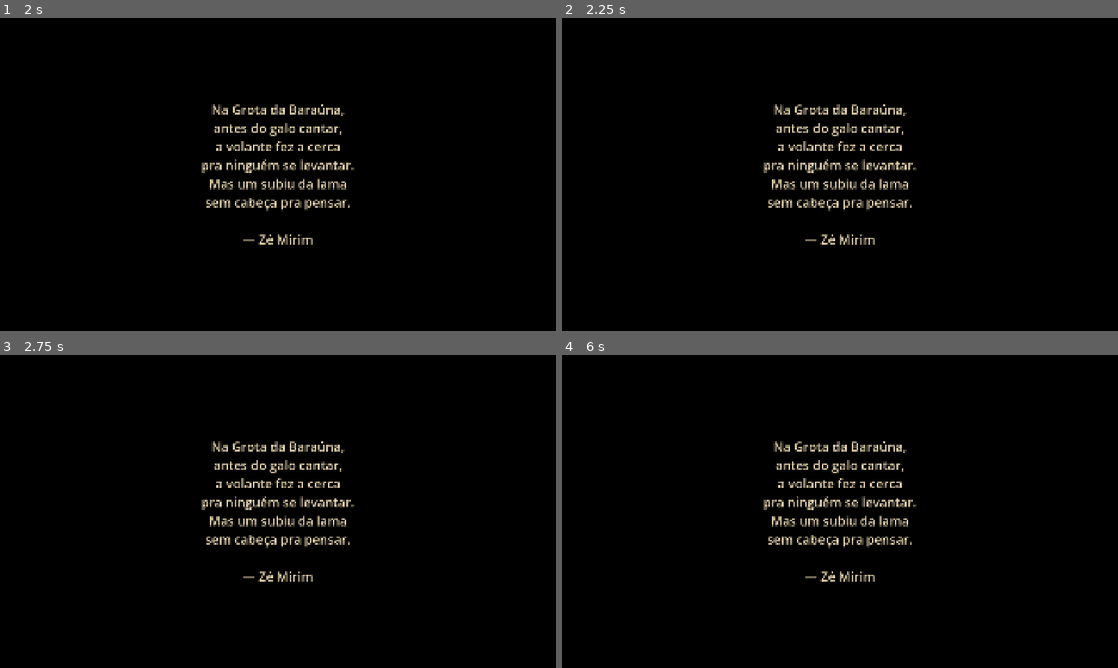
Above: before the commit, frames 1-4 (two rows, left to right).
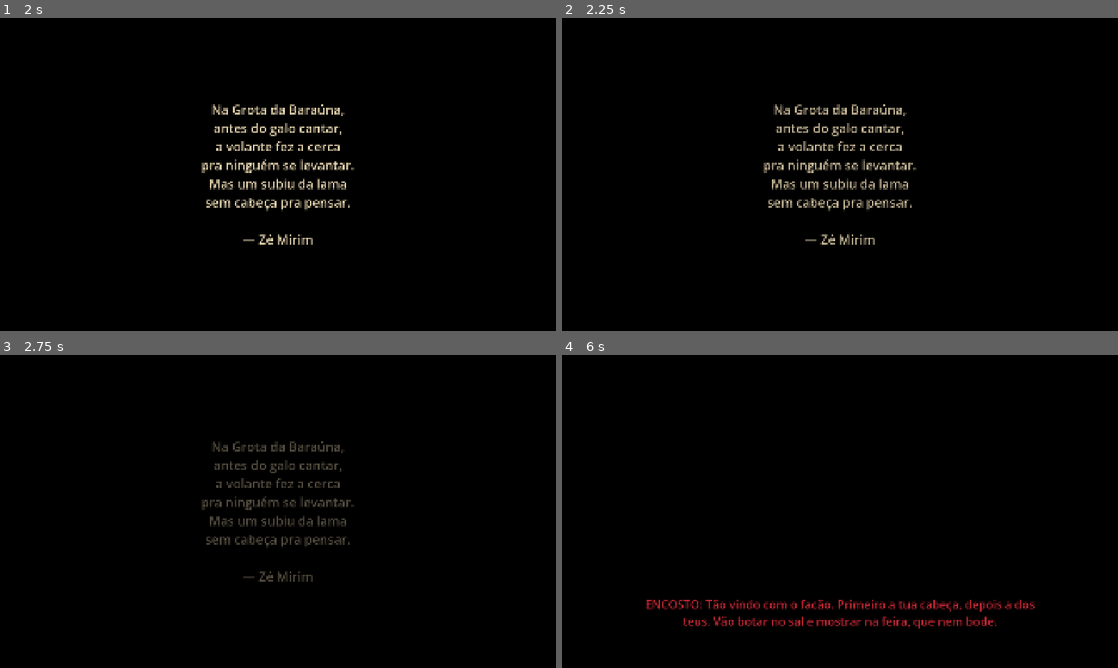
Above: after the commit, the same moments.

Repository: DIEGOHORVATTI/lampiao
Game: Godot game, scene res://ui/menu.tscn
Two runs of this game, one before a commit and one after it. Both use one fixed random seed, a clock stepped at 60 frames per second and the inputs below.
Inputs (mouse positions are in pixels of both pictures, inside the frame that each line leads up to):
- Up to frame 1 (2 s): tap Enter (ui_accept) at 0.5, 1.52, 1.55, 1.82 s; move the mouse to (400, 158) at 0.52 s; hold D (right) 0.53-1.28 s; hold Enter (ui_accept) 0.53-1.28 s; click (400, 158) at 0.67 s; move the mouse to (250, 174) at 1.27 s; hold W (forward) from 1.28 s (still down); tap F (activate) at 1.35 s
- Up to frame 2 (2.25 s): keep holding W (forward); tap Enter (ui_accept) at 2 s; move the mouse to (851, 168) at 2.02 s; hold Right mouse button (aim_mode) from 2.03 s (still down)
- Up to frame 3 (2.75 s): keep holding W (forward); keep holding Right mouse button (aim_mode); tap Enter (ui_accept) at 2.3 s
- Up to frame 4 (6 s): move the mouse to (834, 517) at 2.77 s; release Right mouse button (aim_mode) at 2.78 s; click (834, 517) at 2.85 s; tap Enter (ui_accept) at 3.02, 3.05, 3.32, 3.5, 4.52, 4.55, 4.82, 5 s; move the mouse to (878, 514) at 3.52 s; hold Enter (ui_accept) 3.53-4.28 s; tap Q (raizes) at 3.6 s; move the mouse to (795, 508) at 4.27 s; tap Shift (sprint) at 4.35 s; move the mouse to (845, 511) at 5.02 s; hold Enter (ui_accept) 5.03-5.78 s; tap Mouse wheel down (weapon_change_next) at 5.1 s; move the mouse to (817, 505) at 5.77 s; release W (forward) at 5.78 s; hold D (right) from 5.78 s (still down); tap Mouse wheel up (weapon_change_prev) at 5.85 s

Frame 1 is identical in both runs. In frame 2, 0.7% of the frame differs, in the area x 36-63%, y 27-73%; in frame 3, 2.3%; in frame 4, 4.3%, in the area x 15-85%, y 27-88%.

Commit message:
fix: falas no tempo de leitura (toque avança), sem nome de batismo, chave de assinatura fixa no CI

Diff:
--- a/common/autoloads/dialogo.gd
+++ b/common/autoloads/dialogo.gd
@@ -6,8 +6,10 @@
 	"ENCOSTO": Color(0.75, 0.15, 0.2),
 	"LAMPIÃO": Color(0.95, 0.65, 0.25),
 }
-const SECONDS_PER_CHAR := 0.055
-const MIN_LINE_SECONDS := 2.2
+const SECONDS_PER_CHAR := 0.085
+const BASE_LINE_SECONDS := 1.5
+const MIN_LINE_SECONDS := 3.0
+const MIN_BEFORE_SKIP := 0.6
 
 var subtitle: Label
 var prompt: Label
@@ -17,6 +19,8 @@
 var card: Label
 var hold_bar: ProgressBar
 var screen_held := false
+var advance_requested := false
+var continue_hint: Label
 
 
 func _ready() -> void:
@@ -41,6 +45,10 @@
 	card.add_theme_color_override("font_color", Color(0.91, 0.84, 0.69))
 	card.mouse_filter = Control.MOUSE_FILTER_IGNORE
 	add_child(card)
+	continue_hint = _label(26, Control.PRESET_BOTTOM_WIDE, -90)
+	continue_hint.text = "toque para avançar"
+	continue_hint.modulate.a = 0.6
+	continue_hint.visible = false
 	hold_bar = ProgressBar.new()
 	hold_bar.show_percentage = false
 	hold_bar.set_anchors_and_offsets_preset(Control.PRESET_CENTER)
@@ -84,9 +92,30 @@
 		var color: Color = SPEAKER_COLORS.get(speaker, Color(0.88, 0.84, 0.76))
 		subtitle.add_theme_color_override("font_color", color)
 		subtitle.text = text if speaker == "" else "%s: %s" % [speaker, text]
-		await get_tree().create_timer(maxf(MIN_LINE_SECONDS, text.length() * SECONDS_PER_CHAR)).timeout
+		await _wait_line(reading_time(subtitle.text))
 	subtitle.text = ""
 	talking = false
+
+
+func reading_time(text: String) -> float:
+	return maxf(MIN_LINE_SECONDS, BASE_LINE_SECONDS + text.length() * SECONDS_PER_CHAR)
+
+
+func _in_cutscene() -> bool:
+	return not Pacto.active
+
+
+func _wait_line(auto_seconds: float) -> void:
+	var elapsed := 0.0
+	advance_requested = false
+	while elapsed < auto_seconds:
+		await get_tree().process_frame
+		elapsed += get_process_delta_time()
+		continue_hint.visible = _in_cutscene() and elapsed > MIN_BEFORE_SKIP
+		if advance_requested and elapsed > MIN_BEFORE_SKIP and _in_cutscene():
+			break
+	continue_hint.visible = false
+	advance_requested = false
 
 
 func fade(alpha: float, seconds: float, color := Color.BLACK) -> void:
@@ -99,7 +128,7 @@
 	card.text = text
 	card.modulate.a = 0.0
 	await create_tween().tween_property(card, "modulate:a", 1.0, 1.0).finished
-	await get_tree().create_timer(seconds).timeout
+	await _wait_line(maxf(seconds, reading_time(text)))
 	await create_tween().tween_property(card, "modulate:a", 0.0, 1.0).finished
 	card.text = ""
 
@@ -143,7 +172,7 @@
 	while choice == -1:
 		await get_tree().process_frame
 		for i in options.size():
-			if Input.is_action_just_pressed("escolha_%d" % (i + 1)):
+			if Input.is_action_pressed("escolha_%d" % (i + 1)):
 				choice = i
 		timer += get_process_delta_time()
 		if timeout > 0.0 and timer >= timeout:
@@ -156,10 +185,12 @@
 
 
 func _input(event: InputEvent) -> void:
-	if event is InputEventScreenTouch:
+	if event is InputEventScreenTouch or event is InputEventMouseButton:
 		screen_held = event.pressed
-	elif event is InputEventMouseButton:
-		screen_held = event.pressed
+		if event.pressed:
+			advance_requested = true
+	elif event.is_action_pressed("ui_accept"):
+		advance_requested = true
 
 
 func segurar(text: String, seconds: float, nag := Callable()) -> void:
--- a/tests/cap01_test.gd
+++ b/tests/cap01_test.gd
@@ -26,7 +26,7 @@
 	_check(Pacto.kerosene >= 69.0, "encher o lampião na lata")
 
 	await _go("G_Carroca")
-	await _until(func(): return Dialogo.choice_buttons[0].visible, 60.0)
+	await _until(func(): return Dialogo.choice_buttons[0].visible, 240.0)
 	Input.action_press("escolha_1")
 	await get_tree().process_frame
 	await get_tree().process_frame
@@ -35,7 +35,7 @@
 	_check(Historia.flag("benedito") == "poupado", "poupar Benedito grava a flag")
 
 	await _go("G_Cemiterio")
-	await get_tree().create_timer(12.0).timeout
+	await get_tree().create_timer(30.0).timeout
 	_check(_enemy_count() >= 1, "corpo-seco aparece no cemitério")
 
 	await _go("G_Grota")
@@ -43,14 +43,14 @@
 	for i in 6:
 		await _go("Corpo_%d" % i)
 		await _activate()
-		await _until(func(): return not Dialogo.talking, 30.0)
-	await get_tree().create_timer(1.0).timeout
+		await _until(func(): return not Dialogo.talking, 90.0)
+	await _until(func(): return level.covered == 6, 240.0)
 	_check(level.covered == 6, "cobrir os seis corpos")
 
 	await _go("G_Saida")
 	await get_tree().create_timer(4.0).timeout
 	await _go("G_Estrada")
-	await _until(func(): return Historia.capitulo == 2, 120.0)
+	await _until(func(): return Historia.capitulo == 2, 240.0)
 	_check(Historia.capitulo == 2, "capítulo termina e salva o cap. 2")
 	Engine.time_scale = 1.0
 	for f in failures:
--- a/world/cap01/cap01.gd
+++ b/world/cap01/cap01.gd
@@ -30,7 +30,7 @@
 	await Dialogo.cartao("Na Grota da Baraúna,\nantes do galo cantar,\na volante fez a cerca\npra ninguém se levantar.\nMas um subiu da lama\nsem cabeça pra pensar.\n\n— Zé Mirim", 5.0)
 	await Dialogo.falar([
 		["", "[chuva na lona. Tiros. Um assovio agudo no ouvido.]"],
-		["ENCOSTO", "Ô, Virgulino. Tá doendo?"],
+		["ENCOSTO", "Ô, Lampião. Tá doendo?"],
 		["LAMPIÃO", "Quem é?"],
 		["ENCOSTO", "Quem sempre andou do teu lado. Tu é que nunca olhou pra trás."],
 		["ENCOSTO", "Tão vindo com o facão. Primeiro a tua cabeça, depois a dos teus. Vão botar no sal e mostrar na feira, que nem bode."],
@@ -75,7 +75,7 @@
 		Dialogo.falar([["ENCOSTO", "Costurar cabeça dá fome, garoto. Fome, fome."]]))
 	_interagivel("Barraca", "Ler os papéis").usado.connect(func(): Dialogo.falar([
 		["", "Relação do serviço. Grota da Baraúna, 28 de julho."],
-		["", "1. Virgulino Ferreira, vulgo Lampião (lata separada). 2. Cansanção. 3. Sabiá. 4. Mulher dita Gavião. 5. Fumaça. 6. Pé-de-Serra. 7. Um menino. Não se sabe o nome."],
+		["", "1. Vulgo Lampião (lata separada). 2. Cansanção. 3. Sabiá. 4. Mulher dita Gavião. 5. Fumaça. 6. Pé-de-Serra. 7. Um menino. Não se sabe o nome."],
 		["", "Coronel T. Valadares, Fazenda Jatobá. Serviço feito. Sete cabeças. Exposição na feira de Santa Luzia domingo. Ten. L. Brás."],
 	]))
 	_interagivel("CruzEnjeitados", "Ler a cruz").usado.connect(func(): Dialogo.falar([["", "AQUI A TERRA NÃO QUIS. NÃO REZE."]]))
Not shown, changed: .github/workflows/android.yml
Not shown, changed: docs/roteiro/00-biblia.md
Not shown, changed: docs/roteiro/01-personagens.md
Not shown, changed: docs/roteiro/02-estrutura.md
Not shown, changed: docs/roteiro/03-capitulos/cap01-a-cabeca.md
Not shown, changed: docs/roteiro/03-capitulos/cap02-o-crucifixo.md
Not shown, changed: docs/roteiro/03-capitulos/cap04-a-feira-das-cabecas.md
Not shown, changed: docs/roteiro/03-capitulos/cap06-a-mula.md
Not shown, changed: docs/roteiro/03-capitulos/cap07-sexta-feira.md
Not shown, changed: docs/roteiro/03-capitulos/cap08-a-caipora.md
Not shown, changed: docs/roteiro/03-capitulos/cap09-o-coronel.md
